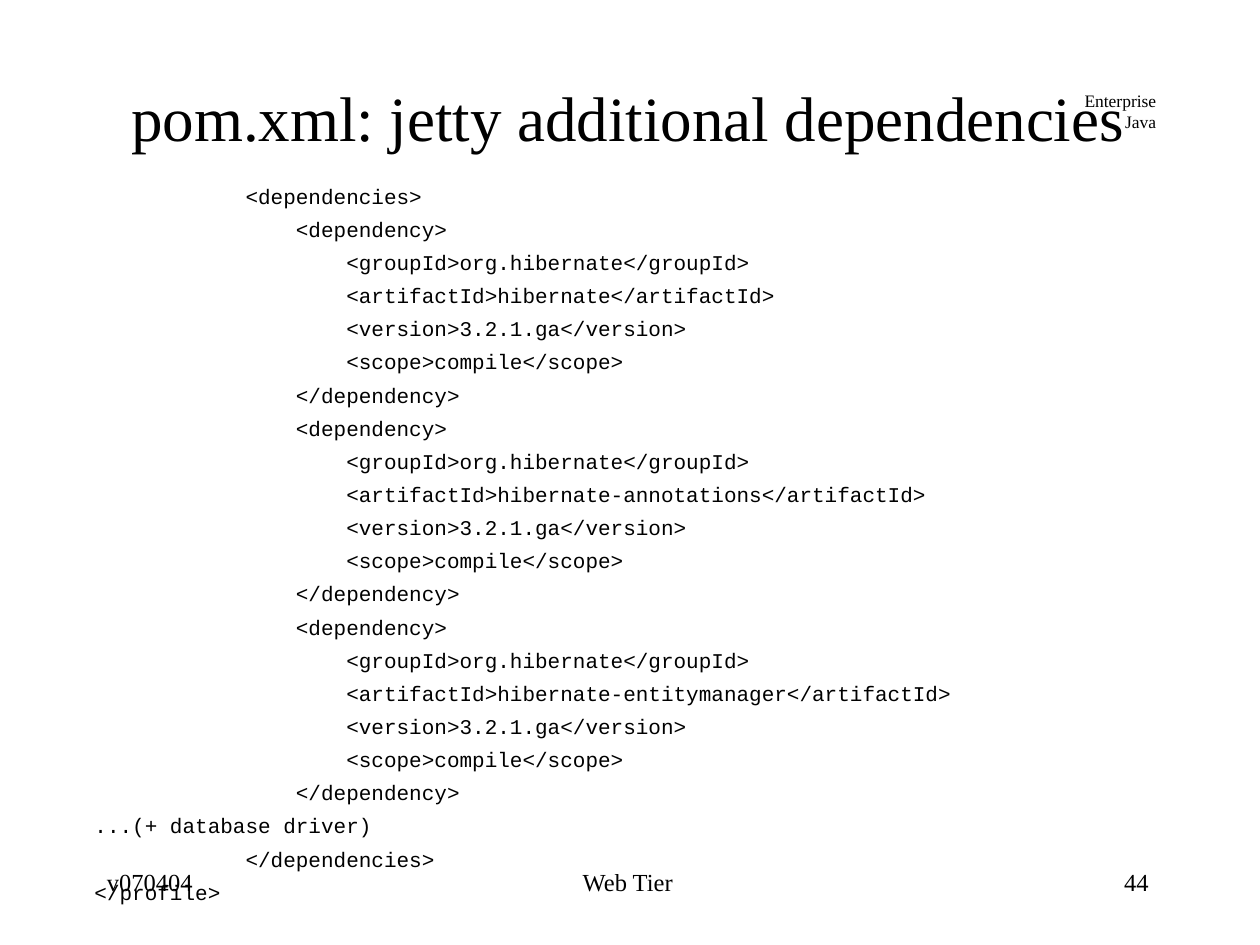
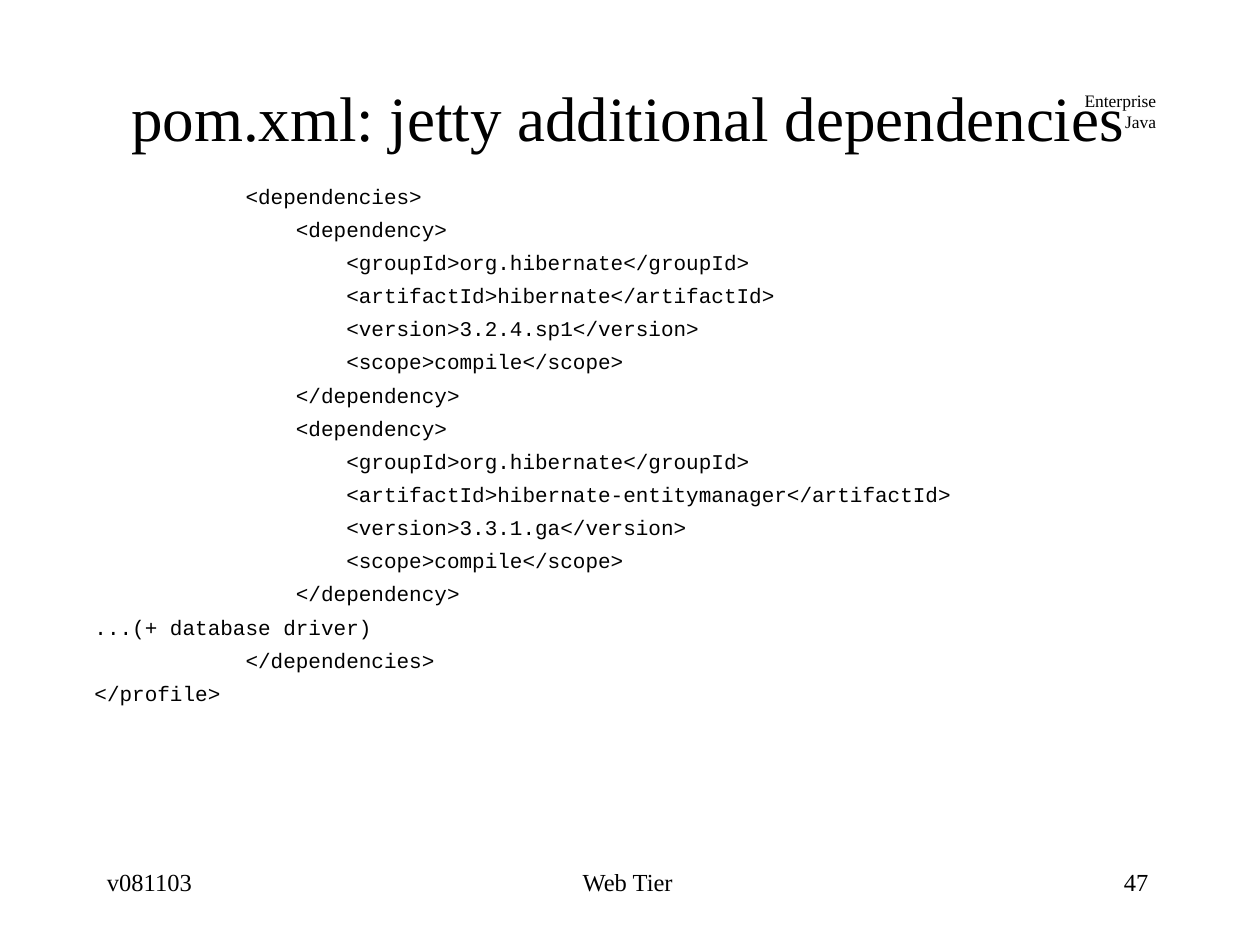
Before and after one commit to jcstaff/ejava-javaee, a slide deck: slide 47 of webtier/src/site/resources/lectures/webTier.ppt (slide 44 before the commit). Drawn at 1260x945 pixels with LibreOffice and Linux fonts; fonts in the diff are those of the drawing. Boxes give left, top, right and bottom in pixels: in the first picture for what was removed or moved away, otherwise in the second. Text is boxed around its words. In the diff, an @@ line names an element or a change of style, - is before the commit and + after.

```diff
--- a/webtier/src/site/resources/lectures/webTier.ppt
+++ b/webtier/src/site/resources/lectures/webTier.ppt
@@ text at [346,321,699,341]: text changed @@
-<version>3.2.1.ga</version>
-<scope>compile</scope>
-</dependency>
-<dependency>
-<groupId>org.hibernate</groupId>
-<artifactId>hibernate-annotations</artifactId>
-<version>3.2.1.ga</version>
+<version>3.2.4.sp1</version>
@@ text at [346,520,686,540]: text changed @@
-<version>3.2.1.ga</version>
+<version>3.3.1.ga</version>
@@ text at [107,874,192,892]: text changed @@
-v070404
+v081103
@@ page number at [1124,875,1149,891]: text changed @@
-44
+47
```
Also in this commit, not shown: 47 other slides changed, 4 slides added, 3 slides removed, 16 other files.
